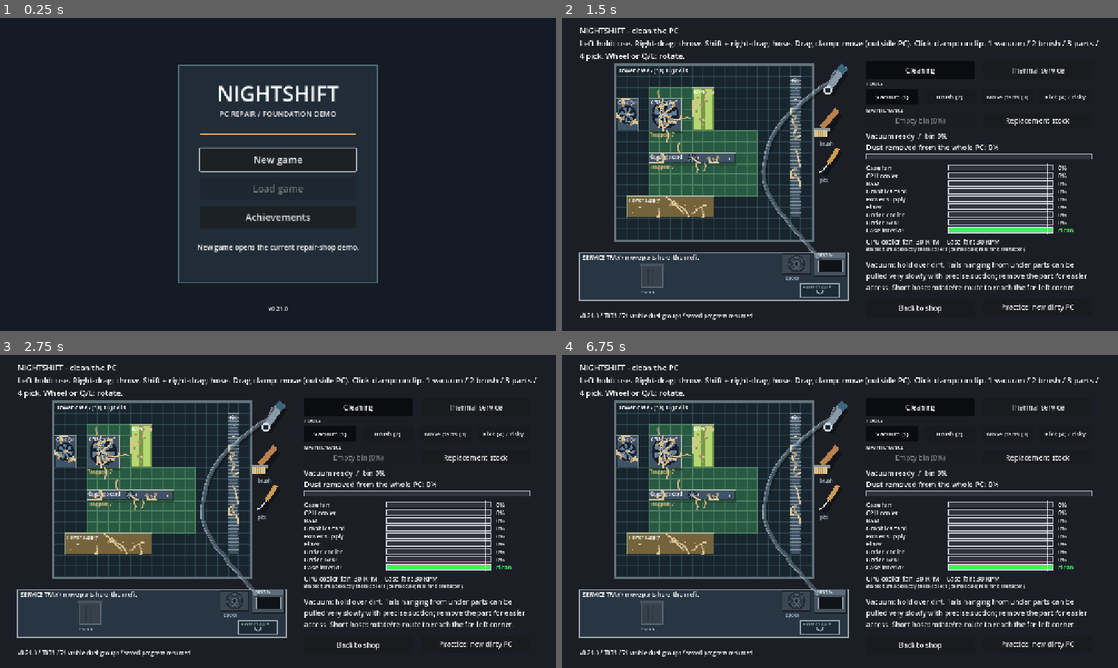
Above: before the commit, frames 1-4 (two rows, left to right).
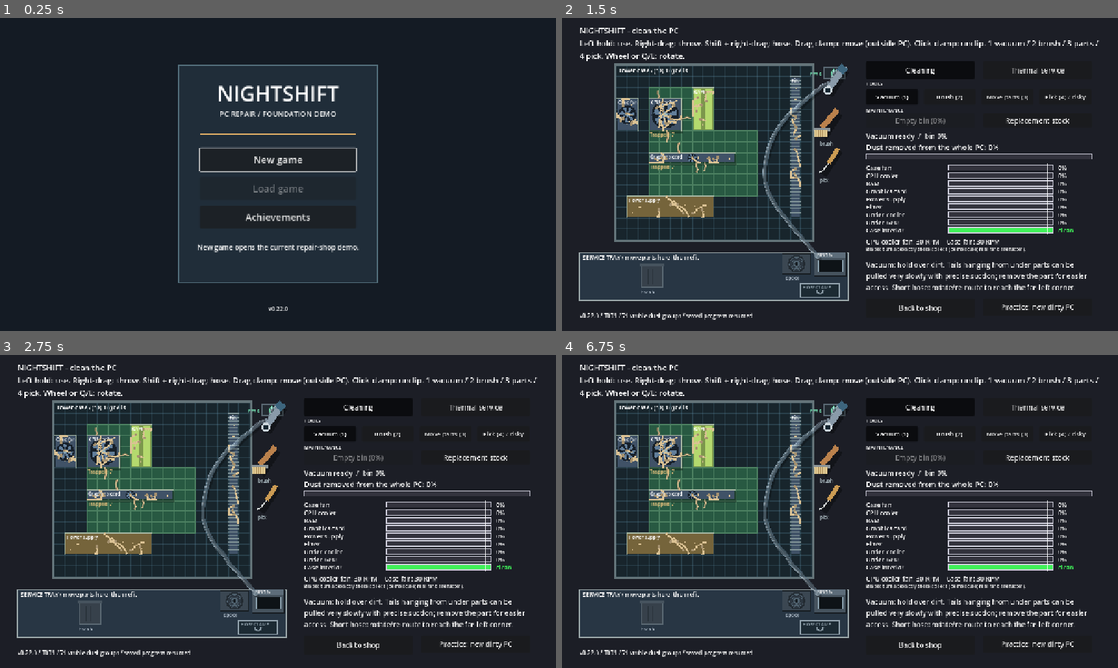
Above: after the commit, the same moments.

Repository: 123rearearcode/nighshift_real
Game: Godot game, scene res://scenes/start.tscn
Two runs of this game, one before a commit and one after it. Both use one fixed random seed, a clock stepped at 60 frames per second and the inputs below.
Inputs:
- Up to frame 1 (0.25 s): no input
- Up to frame 2 (1.5 s): click "New game" at 0.5 s; click "Open repair bench (clean + pa…" at 1.25 s
- Up to frame 3 (2.75 s): click "Cleaning" at 2 s
- Up to frame 4 (6.75 s): click "Thermal service" at 2.75 s; click "Reset paste (practice)" at 3.5 s; click "Mount cooler" at 4.25 s; click "Paste: thermal ($3)" at 5 s; click "Paste: TOOTHPASTE (scam)" at 5.75 s; click "Cleaning" at 6.5 s

The runs differ from the first frame. In frame 1, less than 0.1% of the frame differs, in the area x 50-51%, y 92-94%; in frame 2, 0.3%, in the area x 5-51%, y 15-96%; in frame 3, 0.3%; in frame 4, 0.3%.

Commit message:
v0.22.0: hose attached for good, spool reels the vacuum in, PC power button
Co-Authored-By: Claude Fable 5 <noreply@anthropic.com>
Claude-Session: https://claude.ai/code/session_01RRHyDEgCNWig31UsohEBJ7

Diff:
--- a/project.godot
+++ b/project.godot
@@ -11,7 +11,7 @@
 [application]
 
 config/name="Nightshift Foundation Trial"
-config/version="0.21.0"
+config/version="0.22.0"
 run/main_scene="res://scenes/start.tscn"
 config/features=PackedStringArray("4.7")
 
--- a/scripts/bench/hose_sim.gd
+++ b/scripts/bench/hose_sim.gd
@@ -195,7 +195,26 @@
     pos[0] = anchor_point
     if pinned():
         pos[pin] = pin_point
+    # The nozzle end is ATTACHED to the vacuum: however tangled or short the hose is, the end never
+    # hangs loose (0.22.0: the user saw the vacuum "detach" when the hose was clipped short). `tug`
+    # still measures how far the simulation lagged, and the extra link passes spread the stretch.
     tug = pos[last] - desired_end
+    pos[last] = desired_end
+    prev[last] = desired_end
+    for extra in range(4):
+        for i in range(maxi(1, last - 6), last):
+            if i == pin:
+                continue
+            var link: Vector2 = pos[i + 1] - pos[i]
+            var distance: float = link.length()
+            if distance < 0.0001:
+                continue
+            var correction: Vector2 = link * ((distance - segment) / distance)
+            if i + 1 == last:
+                pos[i] += correction
+            else:
+                pos[i] += correction * 0.5
+                pos[i + 1] -= correction * 0.5
     var calm: bool = true
     for i in range(1, POINTS):
         if pos[i].distance_to(prev[i]) > SLEEP_SPEED:
--- a/scripts/bench/tool_rig.gd
+++ b/scripts/bench/tool_rig.gd
@@ -17,6 +17,8 @@
 const HOSE_TUG: float = 0.5          # share of the taut hose's pull that drags the vacuum back each step
 const HOSE_TUG_DEADBAND: float = 4.0 # a hose lagging less than this many px is slack, not taut
 const HOSE_TAUT_FROM: float = 0.9     # the hose counts as taut once its two ends are this share of its length apart
+const MAX_TUG_STEP: float = 24.0     # px; the hard length limit corrects at most this much per step (no teleports)
+const SPOOL_SPEED: float = 520.0     # px/s; how fast the spool reels the vacuum in
 const HOSE_PULL_BACK: float = 0.35   # share of the stretch past the hose's length that is pulled back each step
 const CLAMP_RECT: Rect2 = Layout.BENCH_CLAMP
 const CLAMP_POINT: Vector2 = Layout.BENCH_CLAMP_POINT
@@ -33,6 +35,7 @@
 var hose := Hose.new()
 var flow := HoseFlow.new()           # dust inside the hose on its way to the bin (moved by the view)
 var hose_obstacles: Array = []       # pieces on the bench the hose has to lie around (set by the view each step)
+var spool_retracting: bool = false   # the spool is reeling the vacuum in (click the spool; any click on the vacuum stops it)
 var hose_grab: int = -1              # hose point the player is carrying with the right mouse button, or -1
 var hose_grab_point := Vector2.ZERO
 var clamp_position: Vector2 = CLAMP_POINT
@@ -61,6 +64,7 @@
 
 func select(id: String, mouse: Vector2) -> void:
     if not id in IDS: return
+    if id == Ids.VACUUM: spool_retracting = false   # taking the vacuum interrupts the spool
     if equipped: park()
     end_clamp_drag()
     release_hose()   # selecting another tool never leaves an invisible hand gripping the hose
@@ -133,6 +137,7 @@
 
 func step(delta: float, mouse: Vector2, using: bool) -> void:
     point = mouse
+    if spool_retracting: _step_spool(delta)
     if clamp_dragging: move_clamp(mouse)
     for id: String in IDS:
         var body: RefCounted = bodies[id]
@@ -165,6 +170,7 @@
     return hose.nearest_point(point,HOSE_GRAB_RADIUS,HOSE_GRAB_KEEP) > 0
 
 func grab_hose(point: Vector2) -> bool:
+    if spool_retracting and hose_hit(point): spool_retracting = false
     var index: int = hose.nearest_point(point,HOSE_GRAB_RADIUS,HOSE_GRAB_KEEP)
     if index <= 0: return false
     if equipped: park()
@@ -194,6 +200,36 @@
 func rewind_hose() -> void:
     unclamp_hose()
     hose.reset(DustBin.hose_anchor(), hose_end())
+
+
+# Clicking the spool starts reeling the vacuum in: the hose winds up and drags the vacuum to the
+# spool. A held vacuum is put down first. Taking the vacuum (or grabbing the hose) stops the reel.
+func start_spool_retract() -> void:
+    unclamp_hose()
+    if equipped and selected == Ids.VACUUM:
+        park()
+    spool_retracting = true
+
+
+func _step_spool(delta: float) -> void:
+    var motion: RefCounted = motions[Ids.VACUUM]
+    var body: RefCounted = bodies[Ids.VACUUM]
+    if selected == Ids.VACUUM and equipped:
+        spool_retracting = false   # it is back in the hand
+        return
+    var target: Vector2 = Layout.BENCH_SPOOL.get_center()
+    var to_spool: Vector2 = target - motion.center
+    if to_spool.length() <= SPOOL_SPEED * delta + 34.0:
+        # Reeled in: the vacuum rests beside the spool and the hose lies in a tidy coil.
+        motion.center = keep_inside(target + Vector2(-52.0, -6.0), motion.angle)
+        motion.velocity = Vector2.ZERO
+        body.active = false
+        spool_retracting = false
+        hose.reset(DustBin.hose_anchor(), hose_end())
+        return
+    body.active = false
+    motion.velocity = to_spool.normalized() * SPOOL_SPEED
+    motion.center = keep_inside(motion.center + motion.velocity * delta, motion.angle)
 
 
 func unclamp_hose() -> void:
@@ -230,21 +266,22 @@
     var body: RefCounted = bodies[Ids.VACUUM]
     var held: bool = selected == Ids.VACUUM and equipped
     var pull := Vector2.ZERO
-    # The hose runs from the bin, through the point the player holds (if any), to the vacuum.
+    # The hose runs from the bin, through the pinned point (a hand or the clamp, if any), to the
+    # vacuum. Past a pin, only the remaining segments are available: a hose clipped near its nozzle
+    # holds the vacuum on a short leash (0.22.0; before this, the end just hung loose, which looked
+    # like the vacuum head detaching).
     var from: Vector2 = hose.pin_point if hose.pinned() else DustBin.hose_anchor()
-    var used: float = hose.segment*float(hose.pin) if hose.pinned() else 0.0
     var reach: Vector2 = hose_end() - from
-    var length: float = hose.length()
-    var span: float = used + reach.length()
-    # Only a nearly straight hose is taut. A bent hose lagging behind (caught on a piece) never drags the vacuum.
-    if hose.tug.length() > HOSE_TUG_DEADBAND and span > length * HOSE_TAUT_FROM:
+    var available: float = hose.segment * float(Hose.POINTS - 1 - hose.pin) if hose.pinned() else hose.length()
+    var span: float = reach.length()
+    if hose.tug.length() > HOSE_TUG_DEADBAND and span > available * HOSE_TAUT_FROM:
         pull += hose.tug.normalized() * (hose.tug.length() - HOSE_TUG_DEADBAND) * HOSE_TUG
-    if span > length:
-        pull -= reach.normalized() * (span - length) * HOSE_PULL_BACK
-    var limit: float = length * HOSE_STRETCH_LIMIT
+    if span > available:
+        pull -= reach.normalized() * (span - available) * HOSE_PULL_BACK
+    var limit: float = available * HOSE_STRETCH_LIMIT
     var after: Vector2 = reach + pull
-    if used + after.length() > limit:
-        pull -= after.normalized() * (used + after.length() - limit)
+    if after.length() > limit:
+        pull -= after.normalized() * minf(after.length() - limit, MAX_TUG_STEP)
     if pull.length() < 0.05: return
     if held:
         motion.center += pull
--- a/scripts/data/layout.gd
+++ b/scripts/data/layout.gd
@@ -15,7 +15,8 @@
 const BENCH_TRAY := Rect2(40, 540, 620, 110)       # where removed parts lie
 const BENCH_BIN := Rect2(582, 540, 72, 52)         # the vacuum's dust bin (also anchors the hose)
 const BENCH_CLAMP := Rect2(550, 612, 88, 30)       # the hose clamp
-const BENCH_SPOOL := Rect2(508, 544, 64, 44)       # the hose spool beside the bin: click it to rewind the hose
+const BENCH_SPOOL := Rect2(508, 544, 64, 44)       # the hose spool beside the bin: click it and it reels the vacuum in
+const BENCH_POWER := Rect2(602, 114, 50, 26)       # the PC's power button (top-right of the case): fans stop while it is off
 const BENCH_TRASH := Rect2(180, 560, 56, 60)       # the trash can on the tray: drop a carried loose item on it to bin it
 const BENCH_CLAMP_POINT := Vector2(594, 627)
 const BENCH_SOCKET_ORIGIN := Vector2(120, 150)     # top-left of the CPU paste grid
--- a/scripts/state/game_state.gd
+++ b/scripts/state/game_state.gd
@@ -85,6 +85,7 @@
         "paste_done": false,      # the player pressed Complete repaste on a good result
         "paste_graded_units": 0.0, # paste on the CPU when the grade was given (0 = no graded mount this session)
         "required_power": 60,     # the PC must output at least this much graphics power (D79; will be renamed)
+        "pc_powered": true,       # the case power button (D83): fans stop while off
         "paste_material": "thermal",   # what is under the cooler: "thermal" or "toothpaste"
         "scams": [],              # what the customer was cheated on in this job (e.g. "toothpaste"); consequences not simulated yet
         "temp": 0.0,              # last final-check temperature, 0 = not checked
@@ -260,6 +261,11 @@
     job["paste_graded_units"] = 0.0
     job["paste_done"] = false
     job["scams"].erase("toothpaste")
+    save_game()
+
+
+func set_pc_powered(on: bool) -> void:
+    job["pc_powered"] = on
     save_game()
 
 
@@ -436,6 +442,7 @@
     job["paste_done"] = bool(job["paste_done"]) if typeof(job["paste_done"]) == TYPE_BOOL else false
     job["paste_graded_units"] = maxf(0.0, float(job.get("paste_graded_units", 0.0)))
     job["required_power"] = maxi(0, int(job.get("required_power", 60)))
+    job["pc_powered"] = bool(job.get("pc_powered", true))
     if not str(job["paste_material"]) in PasteMaterials.IDS: job["paste_material"] = "thermal"
     var valid_scams: Array = []
     if job["scams"] is Array:
--- a/scripts/view/bench_view.gd
+++ b/scripts/view/bench_view.gd
@@ -651,9 +651,18 @@
             # The spool beside the bin: a click rewinds the hose (empty hands or a held tool both work).
             if mb.pressed and stage == STAGE_CLEAN and Layout.BENCH_SPOOL.has_point(mb.position) \
                     and hand_state() in [HandState.FREE, HandState.USING_TOOL]:
-                tools.rewind_hose()
+                tools.start_spool_retract()
                 _sound("hose.rewind")
-                _set_status("Rewound the hose onto its spool: it lies neatly from the bin again.", 0)
+                _set_status("The spool reels the hose in: the vacuum is dragged back to it. Pick the vacuum up (or grab the hose) to stop it.", 0)
+                holding = false
+                return
+            # The PC's power button, top-right of the case.
+            if mb.pressed and stage == STAGE_CLEAN and Layout.BENCH_POWER.has_point(mb.position) \
+                    and hand_state() in [HandState.FREE, HandState.USING_TOOL]:
+                GameState.set_pc_powered(not bool(GameState.job["pc_powered"]))
+                _sound("ui.click")
+                _set_status("PC powered ON: the fans spin up again." if bool(GameState.job["pc_powered"])
+                    else "PC powered OFF: the fans wind down. (Nothing reacts to power yet beyond the fans; that comes with the fan-dust mechanic.)", 0)
                 holding = false
                 return
             # In explicit parts mode, tools lying on a component must not steal its click.
@@ -730,7 +739,7 @@
         _step_clean(delta,mouse if active_tool == 2 else tools.contact())
     else:
         _step_paste(delta,mouse if mount.active else tools.contact())
-    _audio_loop("pc.fan",stage == STAGE_CLEAN,{"cooler_rpm":cooler_rpm,"case_rpm":case_rpm})
+    _audio_loop("pc.fan",stage == STAGE_CLEAN and bool(GameState.job["pc_powered"]),{"cooler_rpm":cooler_rpm,"case_rpm":case_rpm})
     _sync_audio()
 
 
@@ -780,6 +789,9 @@
     var target_cooler: float = lerpf(FAN_RPM_DUSTY, FAN_RPM_CLEAN, dust.removed_fraction(cooler_zone))
     var target_case: float = lerpf(FAN_RPM_DUSTY, FAN_RPM_CLEAN, dust.removed_fraction(case_fan_zone))
     if Ids.COOLER in GameState.job["broken_parts"]: target_cooler = 0.0
+    if not bool(GameState.job["pc_powered"]):
+        target_cooler = 0.0
+        target_case = 0.0
     cooler_rpm = lerpf(cooler_rpm, target_cooler, 1.0 - exp(-3.0 * delta))
     case_rpm = lerpf(case_rpm, target_case, 1.0 - exp(-3.0 * delta))
     cooler_angle += cooler_rpm * TAU / 60.0 * delta   # RPM to radians per second
@@ -834,7 +846,7 @@
             part_bodies[id] = body
         var was_active: bool = body.active
         body.half_size = access.homes[id].size * 0.5
-        body.center = piece["center"]
+        body.center = (piece["center"] as Vector2).clamp(ToolRig.TABLE.position + body.half_size, ToolRig.TABLE.end - body.half_size)
         body.angle = piece["angle"]
         body.velocity = piece["velocity"]
         body.angular_velocity = piece["spin"]
@@ -1005,6 +1017,7 @@
         _draw_dust()
         CleaningRenderer.draw_bin(self, bin, DustBin.RECT.has_point(get_global_mouse_position()))
         CleaningRenderer.draw_spool(self, Layout.BENCH_SPOOL.has_point(get_global_mouse_position()))
+        CleaningRenderer.draw_power(self, bool(GameState.job["pc_powered"]), Layout.BENCH_POWER.has_point(get_global_mouse_position()))
         CleaningRenderer.draw_trash(self, items.carried >= 0 and Layout.BENCH_TRASH.has_point(get_global_mouse_position()))
         CleaningRenderer.draw_items(self, items)
         CleaningRenderer.draw_motes(self, motes)
--- a/scripts/view/cleaning_renderer.gd
+++ b/scripts/view/cleaning_renderer.gd
@@ -74,6 +74,19 @@
     UiStyle.label(canvas, Vector2(rect.position.x + 6, rect.end.y + 14), "spool", 12, Color(0.7, 0.75, 0.8))
 
 
+# The PC's power button on the case. Lit green when on; grey when off; brighter under the cursor.
+static func draw_power(canvas: CanvasItem, on: bool, hovered: bool) -> void:
+    var rect: Rect2 = Layout.BENCH_POWER
+    canvas.draw_rect(rect, Color("222a31"))
+    canvas.draw_rect(rect, Color("5a6872"), false, 2.0)
+    var center: Vector2 = rect.get_center()
+    var glow: Color = Color("72d9ad") if on else Color("5a6872")
+    if hovered: glow = glow.lightened(0.25)
+    canvas.draw_arc(center, 7.0, -PI * 0.35, PI * 1.35, 12, glow, 2.5, true)
+    canvas.draw_line(center + Vector2(0, -9), center + Vector2(0, -2), glow, 2.5)
+    UiStyle.label(canvas, Vector2(rect.position.x - 32, rect.position.y + 18), "PWR", 12, glow)
+
+
 # The trash can. It opens its lid while a carried item hovers over it.
 static func draw_trash(canvas: CanvasItem, ready_to_eat: bool) -> void:
     var rect: Rect2 = Layout.BENCH_TRASH
--- a/tools/test_regressions.gd
+++ b/tools/test_regressions.gd
@@ -198,6 +198,7 @@
     test_bench_0_20(gs)
     test_promoted_contracts(gs)
     test_0_21(gs)
+    test_0_22(gs)
     test_bench_clicks(gs)
     test_hose_housing_and_clamp(gs)
     test_repaste_and_toothpaste(gs)
@@ -1298,17 +1299,31 @@
     for frame in range(40): bench._physics_process(1.0/60.0)
     bench.holding = false
     check(bench.mount_result.is_empty() and not gs.can_complete_repaste(), "wiping the CPU itself still clears the result")
-    # The spool rewinds a tangled hose.
+    # The spool reels the vacuum in (0.22.0: it retracts, not just re-lays).
     bench._select_stage(0)
     bench._select_tool(0)
     var corner := Vector2(90, 150)
     bench.scripted_pointer = corner
     for frame in range(240): bench._physics_process(1.0/60.0)
-    var before: float = bench.tools.hose.worst_link_error()
+    bench.tools.park()
     click(bench, MOUSE_BUTTON_LEFT, true, LayoutData.BENCH_SPOOL.get_center())
-    check(bench.tools.hose.worst_link_error() < maxf(before, 0.5) + 0.001, "clicking the spool re-lays the hose (link error %.2f -> %.2f)" % [before, bench.tools.hose.worst_link_error()])
-    check(bench.tools.hose_clamp == -1, "rewinding unclips the hose from the clamp")
+    check(bench.tools.spool_retracting and bench.tools.hose_clamp == -1, "clicking the spool starts reeling and unclips")
     click(bench, MOUSE_BUTTON_LEFT, false, LayoutData.BENCH_SPOOL.get_center())
+    var reeled: int = 0
+    while bench.tools.spool_retracting and reeled < 300:
+        bench._physics_process(1.0/60.0)
+        reeled += 1
+    check(not bench.tools.spool_retracting and reeled < 300, "the spool finishes reeling (%d frames)" % reeled)
+    check(bench.tools.motions[Ids.VACUUM].center.distance_to(LayoutData.BENCH_SPOOL.get_center()) < 90.0, "the vacuum ends up at the spool")
+    check(bench.tools.hose.worst_link_error() < 1.0, "the reeled-in hose lies tidily")
+    bench._select_tool(0)
+    bench.scripted_pointer = Vector2(300, 300)
+    for frame in range(5): bench._physics_process(1.0/60.0)
+    click(bench, MOUSE_BUTTON_LEFT, true, LayoutData.BENCH_SPOOL.get_center())
+    click(bench, MOUSE_BUTTON_LEFT, false, LayoutData.BENCH_SPOOL.get_center())
+    check(bench.tools.spool_retracting, "the spool can start with a tool in hand (it is put down first)")
+    bench._equip_tool(Ids.VACUUM, Vector2(300, 300))
+    check(not bench.tools.spool_retracting, "taking the vacuum stops the reel")
     # Loose items: pick up with empty hands, not past the machine, and the trash can eats them.
     bench._select_tool(2)
     var spot := Vector2(400, 300)
@@ -1472,3 +1487,62 @@
     gs.save_game()
     gs.load_game()
     check(int(gs.job["required_power"]) == 100, "the power requirement survives save and load")
+
+
+# 0.22.0: the hose end is attached to the vacuum, the clipped hose is a short leash, the PC power
+# button, and a stress test for "tools disappear when there is no room".
+func test_0_22(gs: Node) -> void:
+    var rig := ToolRig.new()
+    rig.select(Ids.VACUUM, Vector2(560, 380))
+    rig.park()
+    for frame in range(60): rig.step(1.0/60.0, Vector2(560, 380), false)
+    rig.hose_grab = Hose.POINTS - ToolRig.HOSE_GRAB_KEEP - 1   # a section near the nozzle
+    rig.release_hose(rig.clamp_position)
+    var pin: int = rig.hose_clamp
+    check(pin == Hose.POINTS - ToolRig.HOSE_GRAB_KEEP - 1, "the hose is clipped near its nozzle end")
+    for frame in range(360): rig.step(1.0/60.0, Vector2(100, 200), false)
+    var last: int = Hose.POINTS - 1
+    check(rig.hose.pos[last].distance_to(rig.hose_end()) < 0.01, "the hose end stays ON the vacuum (no detaching)")
+    var leash: float = rig.hose.segment * float(last - pin) * ToolRig.HOSE_STRETCH_LIMIT
+    var apart: float = rig.hose.pin_point.distance_to(rig.hose_end())
+    check(apart <= leash + 3.0, "a hose clipped near the nozzle keeps the vacuum on a short leash (%.0f of %.0f px)" % [apart, leash])
+    gs.new_game()
+    var bench: Node = load("res://scenes/bench.tscn").instantiate()
+    root.add_child(bench)
+    bench.set_physics_process(false)
+    # PC power button: fans stop while off, and the switch survives save and load.
+    check(bool(gs.job["pc_powered"]), "a new job starts powered on")
+    for frame in range(30): bench._physics_process(1.0/60.0)
+    click(bench, MOUSE_BUTTON_LEFT, true, LayoutData.BENCH_POWER.get_center())
+    click(bench, MOUSE_BUTTON_LEFT, false, LayoutData.BENCH_POWER.get_center())
+    check(not bool(gs.job["pc_powered"]), "clicking the case button powers the PC off")
+    for frame in range(400): bench._physics_process(1.0/60.0)
+    check(bench.cooler_rpm < 1.0 and bench.case_rpm < 1.0, "the fans wind down to a stop (%.1f / %.1f RPM)" % [bench.cooler_rpm, bench.case_rpm])
+    gs.save_game()
+    gs.load_game()
+    check(not bool(gs.job["pc_powered"]), "the power state survives save and load")
+    click(bench, MOUSE_BUTTON_LEFT, true, LayoutData.BENCH_POWER.get_center())
+    click(bench, MOUSE_BUTTON_LEFT, false, LayoutData.BENCH_POWER.get_center())
+    for frame in range(240): bench._physics_process(1.0/60.0)
+    check(bool(gs.job["pc_powered"]) and bench.case_rpm > 5.0, "powering back on spins the fans up")
+    # Stress: hurl tools into the crowded tray corner; nothing may vanish or leave the table.
+    var generator := RandomNumberGenerator.new()
+    generator.seed = 777
+    for throw in range(12):
+        var id: String = ["vacuum", "brush", "pick"][throw % 3]
+        bench._select_tool({"vacuum": 0, "brush": 1, "pick": 3}[id])
+        var start := Vector2(generator.randf_range(80, 600), generator.randf_range(140, 600))
+        bench.scripted_pointer = start
+        for frame in range(3): bench._physics_process(1.0/60.0)
+        bench.tools.begin_throw(start)
+        bench.tools.release_throw((Vector2(620, 620) - start).normalized() * generator.randf_range(600, 1500))
+        for frame in range(100): bench._physics_process(1.0/60.0)
+    var lost: Array = []
+    for id: String in ["vacuum", "brush", "pick"]:
+        var at: Vector2 = bench.tools.motions[id].center
+        if not is_finite(at.x) or not is_finite(at.y) or not ToolRig.TABLE.grow(4.0).has_point(at):
+            lost.append("%s at %s" % [id, str(at)])
+    check(lost.is_empty(), "after 12 corner throws every tool is still on the table (%s)" % str(lost))
+    check(bench.tools.hose.pos[Hose.POINTS - 1].distance_to(bench.tools.hose_end()) < 0.01, "the hose end is still on the vacuum after the barrage")
+    bench.scripted_pointer = null
+    bench.queue_free()
Not shown, changed: CHANGELOG.md
Not shown, changed: HANDOFF.md
Not shown, changed: docs/DECISIONS.md
